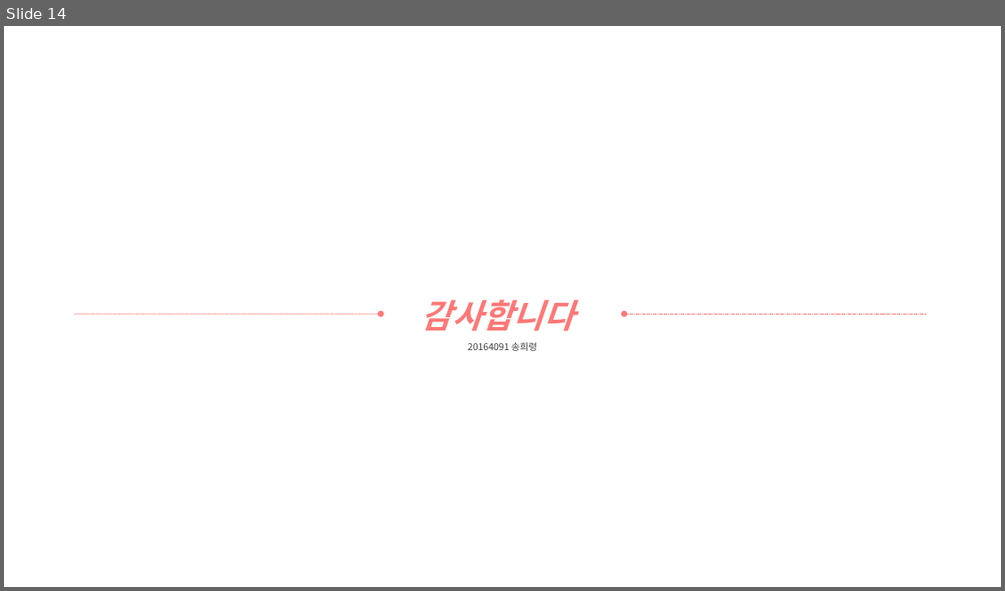
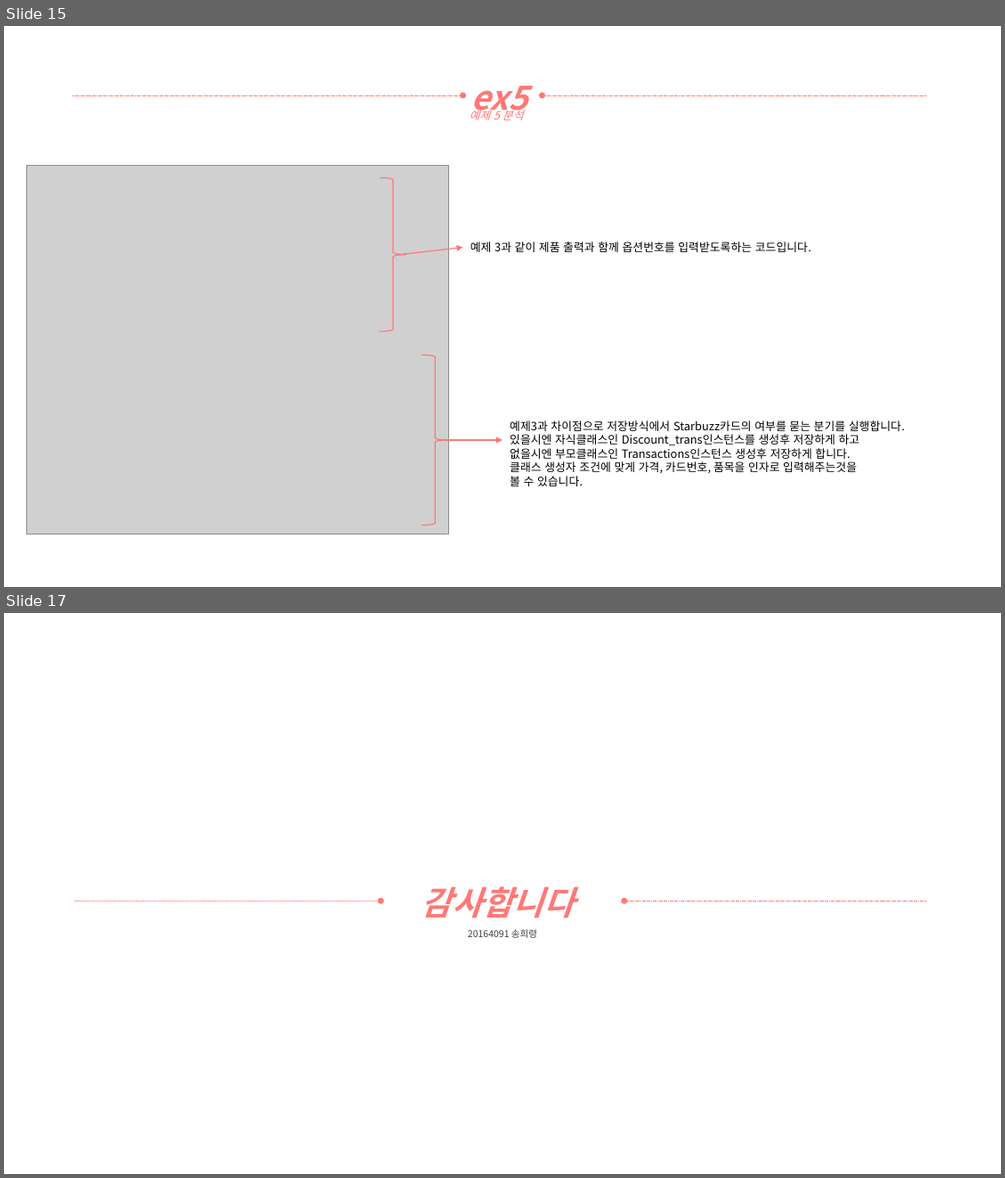
Before and after one commit to yooatom2200/Programing_Base_2, a slide deck: 1장/20164091-송희령-7주차 과제1.pptx. Shown one above the other, each under a label of ours: slide 14 before the commit, slides 15 and 17 after it; the slides between them are not shown. The pictures are 1005x591 and 1005x1178 pixels, drawn with LibreOffice and Linux fonts; fonts in the diff are those of the drawing; grey boxes stand for pictures. Boxes give left, top, right and bottom in pixels: in the first picture for what was removed or moved away, otherwise in the second. Text is boxed around its words. In the diff, an @@ line names an element or a change of style, - is before the commit and + after.

```diff
--- a/1장/20164091-송희령-7주차 과제1.pptx
+++ b/1장/20164091-송희령-7주차 과제1.pptx
@@ slide 15 added at bbox=[4, 26, 1001, 587], background #FFFFFF @@
@@ arrow added from (73, 95) to (463, 95), #FF7876 0.5 pt dashed @@
@@ text added at bbox=[470, 86, 527, 119], 32 pt, text #FF7876, bold, italic @@
+ex5
@@ arrow added from (926, 95) to (542, 95), #FF7876 0.5 pt dashed @@
@@ text added at bbox=[469, 108, 524, 120], 11 pt, text #FF7876, italic @@
+예제 5 분석
@@ picture added at bbox=[26, 165, 448, 534] @@
@@ right brace added at bbox=[380, 178, 407, 331], outline #FF7876 1 pt @@
@@ arrow added from (403, 254) to (463, 248), #FF7876 1 pt @@
@@ text added at bbox=[470, 241, 811, 252], 11 pt, text #000000 @@
+예제 3과 같이 제품 출력과 함께 옵션번호를 입력받도록하는 코드입니다.
@@ right brace added at bbox=[422, 355, 449, 525], outline #FF7876 1 pt @@
@@ text added at bbox=[510, 420, 905, 486], 11 pt, text #000000 @@
+예제3과 차이점으로 저장방식에서 Starbuzz카드의 여부를 묻는 분기를 실행합니다.
+있을시엔 자식클래스인 Discount_trans인스턴스를 생성후 저장하게 하고
+없을시엔 부모클래스인 Transactions인스턴스 생성후 저장하게 합니다.
+클래스 생성자 조건에 맞게 가격, 카드번호, 품목을 인자로 입력해주는것을
+볼 수 있습니다.
@@ arrow added from (445, 440) to (502, 440), #FF7876 1 pt @@
@@ what was slide 14 is now slide 17 @@
```
Also in this commit, not shown: 2 other slides added, 3 other files.
